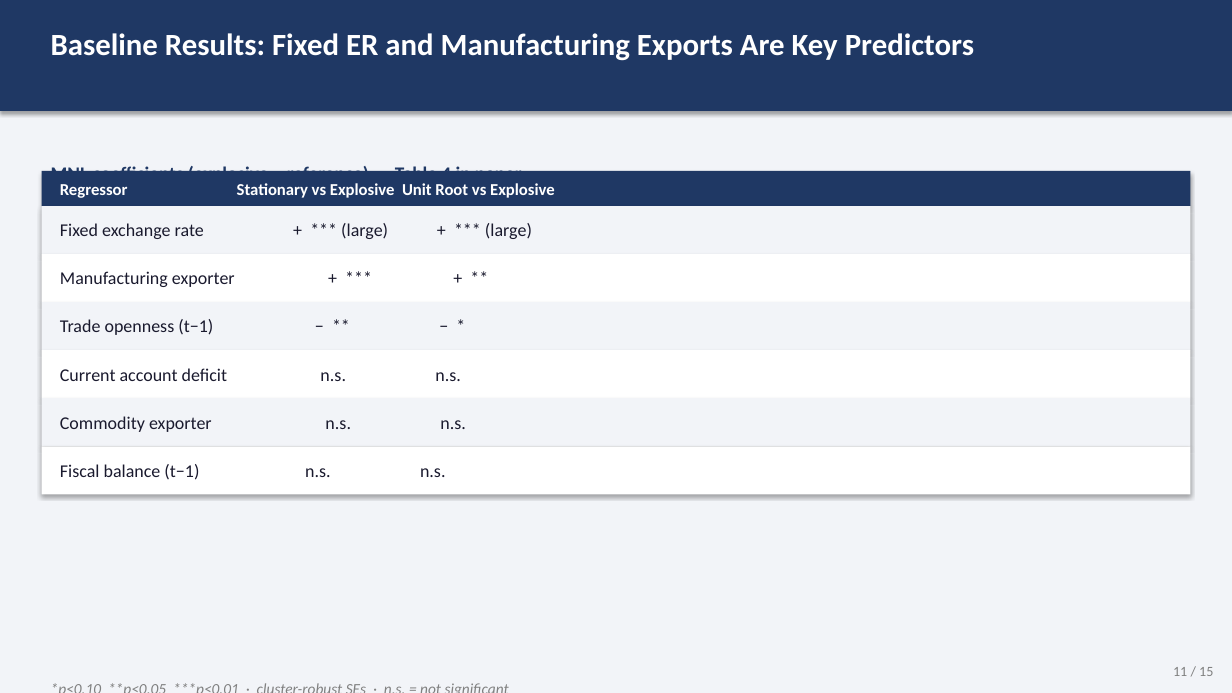
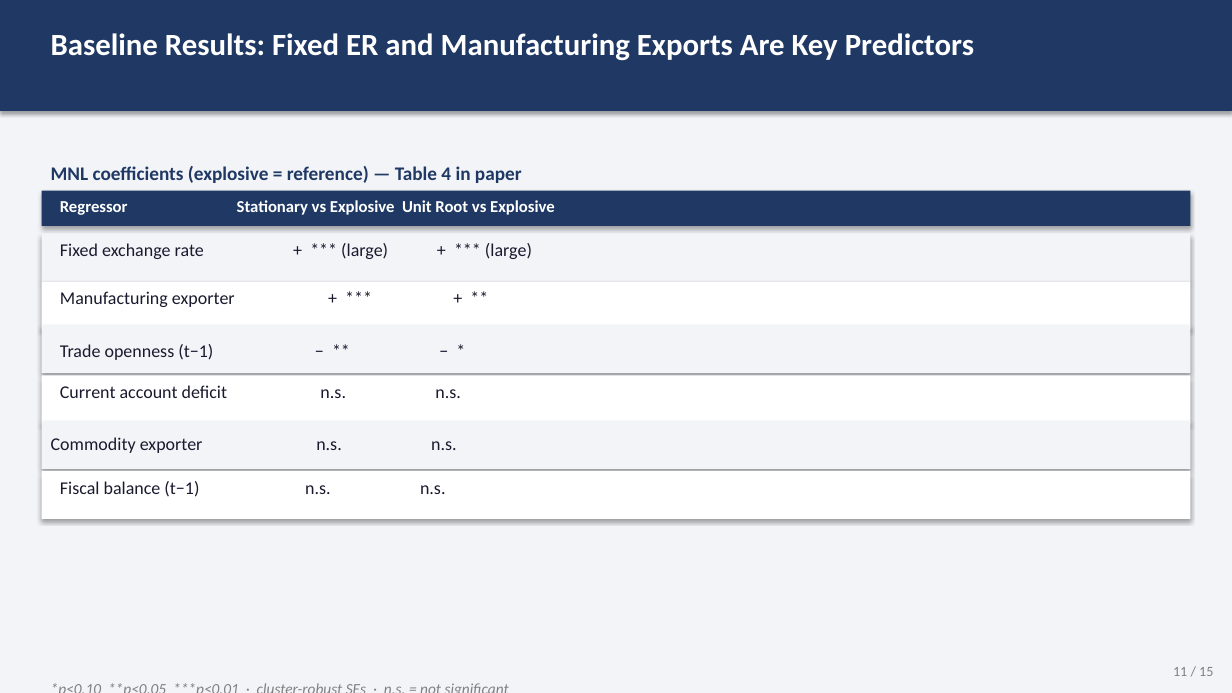
Before and after one commit to ec78/cab-persistency, a slide deck: slide 11 of updated_2025/slides/cab_persistency_slides.pptx. Drawn at 1232x693 pixels with LibreOffice and Linux fonts; fonts in the diff are those of the drawing. Boxes give left, top, right and bottom in pixels: in the first picture for what was removed or moved away, otherwise in the second. Text is boxed around its words. In the diff, an @@ line names an element or a change of style, - is before the commit and + after.

```diff
--- a/updated_2025/slides/cab_persistency_slides.pptx
+++ b/updated_2025/slides/cab_persistency_slides.pptx
@@ 2 texts, 1 rectangle moved together from (x1=42, y1=171, x2=1190, y2=287) to (x1=42, y1=190, x2=1190, y2=307) @@
@@ rectangle moved from (x1=42, y1=206, x2=1190, y2=254) to (x1=42, y1=234, x2=1190, y2=282) @@
@@ rectangle moved from (x1=42, y1=254, x2=1190, y2=302) to (x1=42, y1=282, x2=1190, y2=330) @@
@@ text "Commodity exporter n.s. n.s." moved from (x1=60, y1=416, x2=466, y2=432) to (x1=51, y1=437, x2=457, y2=453) @@
@@ 4 rectangles, 1 text moved together from (x1=42, y1=302, x2=1190, y2=494) to (x1=42, y1=325, x2=1190, y2=519) @@
@@ 3 texts moved together from (x1=60, y1=183, x2=555, y2=480) to (x1=60, y1=200, x2=555, y2=497) @@
```
Also in this commit, not shown: 3 other slides changed.
